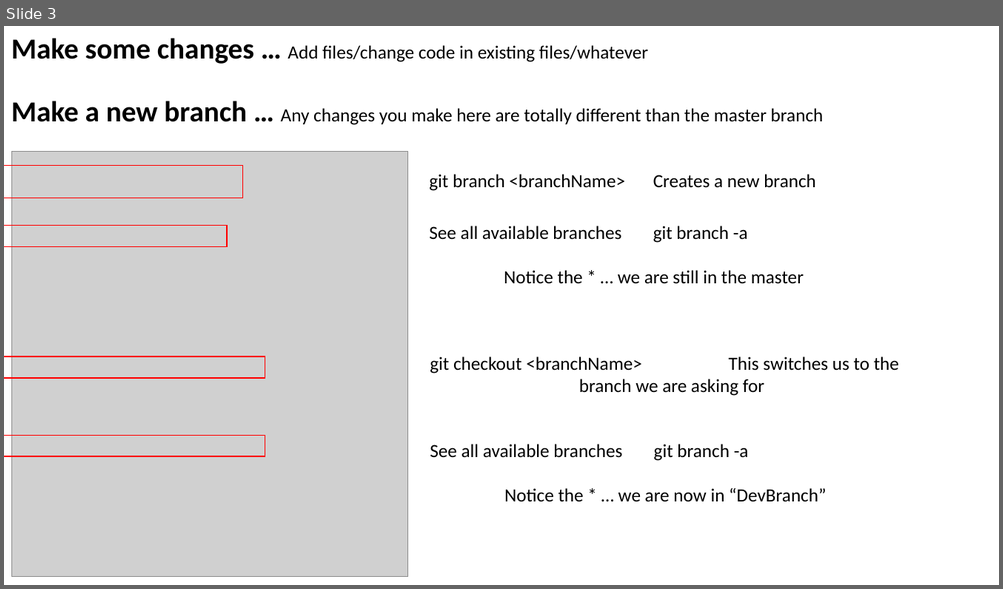
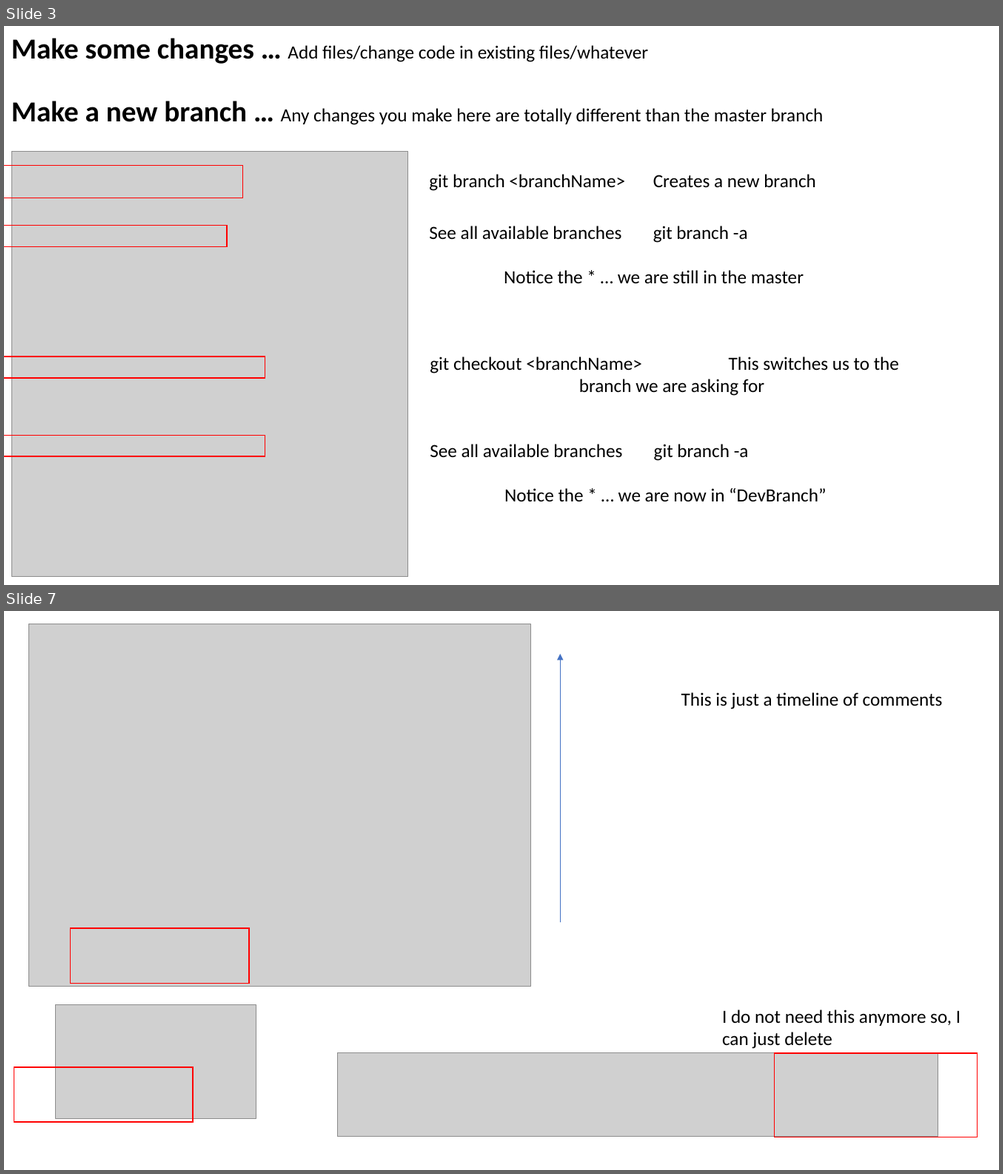
Before and after one commit to 042020-dotnet-uta/Team2-repo2, a slide deck: GitHub_Collab.pptx. Shown one above the other, each under a label of ours: slide 3 before the commit, slides 3 and 7 after it; the slides between them are not shown. The pictures are 1003x589 and 1003x1174 pixels, drawn with LibreOffice and Linux fonts; fonts in the diff are those of the drawing; grey boxes stand for pictures. Boxes give left, top, right and bottom in pixels: in the first picture for what was removed or moved away, otherwise in the second. Text is boxed around its words. In the diff, an @@ line names an element or a change of style, - is before the commit and + after.

```diff
--- a/GitHub_Collab.pptx
+++ b/GitHub_Collab.pptx
@@ slide 7 added at bbox=[4, 611, 999, 1170], background #FFFFFF @@
@@ picture added at bbox=[28, 624, 531, 987] @@
@@ arrow added from (560, 922) to (560, 653), #4472C4 0.5 pt @@
@@ text added at bbox=[681, 692, 942, 709], 18 pt, text #000000 @@
+This is just a timeline of comments
@@ rectangle added at bbox=[71, 929, 250, 984], outline #FF0000 1 pt @@
@@ picture added at bbox=[56, 1005, 256, 1119] @@
@@ text added at bbox=[722, 1010, 960, 1049], 18 pt, text #000000 @@
+I do not need this anymore so, I can just delete
@@ picture added at bbox=[338, 1054, 938, 1137] @@
@@ rectangle added at bbox=[774, 1054, 977, 1137], outline #FF0000 1 pt @@
@@ rectangle added at bbox=[14, 1068, 193, 1123], outline #FF0000 1 pt @@
```
Also in this commit, not shown: 1 slide changed, 2 other slides added, 2 slides removed.
